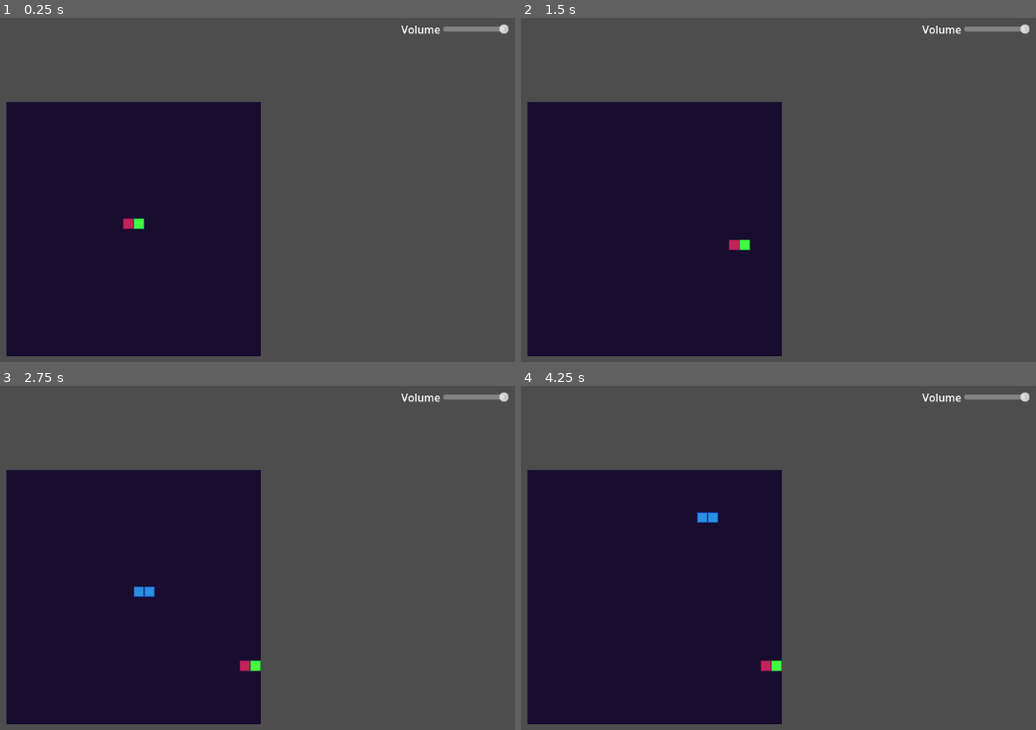
Above: before the commit, frames 1-4 (two rows, left to right).
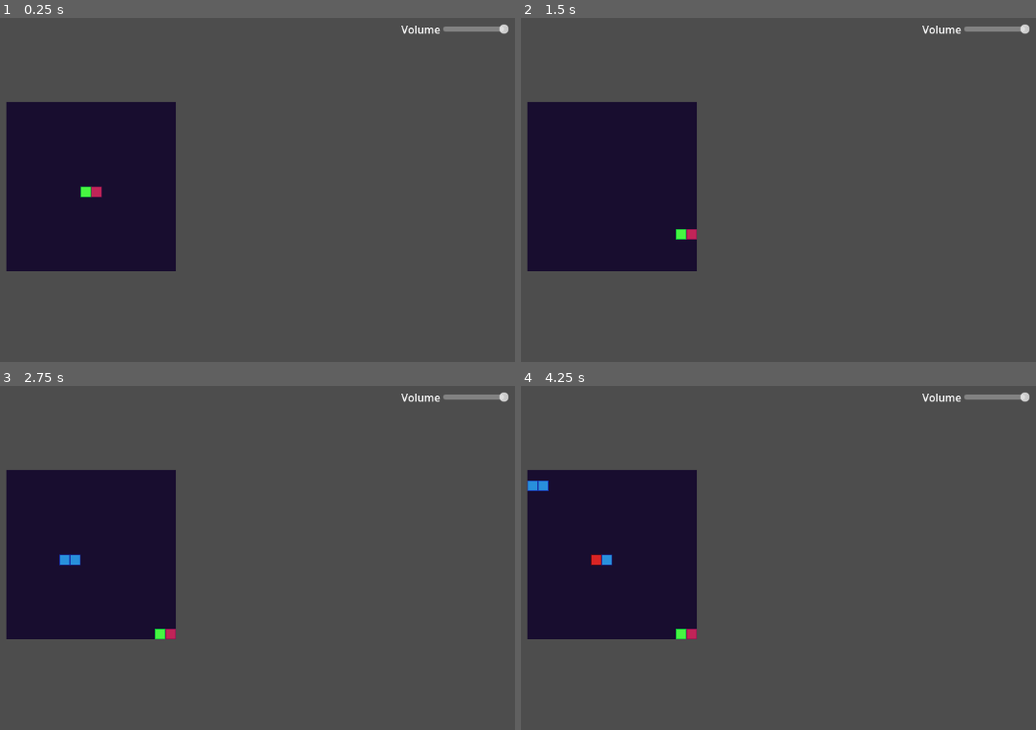
Above: after the commit, the same moments.

Repository: OwlyCode/LD54
Game: Godot game, scene res://game.tscn
Two runs of this game, one before a commit and one after it. Both use one fixed random seed, a clock stepped at 60 frames per second and the inputs below.
Inputs:
- Up to frame 1 (0.25 s): no input
- Up to frame 2 (1.5 s): tap Enter at 0.5 s; hold Right (right) 0.53-1.28 s; hold Down (down) from 1.28 s (still down)
- Up to frame 3 (2.75 s): release Down (down) at 2.03 s; hold Right (right) from 2.03 s (still down)
- Up to frame 4 (4.25 s): tap Space at 2.75 s; release Right (right) at 2.78 s; hold Up (up) 2.78-3.53 s; hold Left (left) from 3.53 s (still down)

The runs differ from the first frame. In frame 1, 21% of the frame differs, in the area x 1-51%, y 24-99%; in frame 2, 20%; in frame 3, 21%; in frame 4, 21%.

Commit message:
Working combos

Diff:
--- a/TileMap.gd
+++ b/TileMap.gd
@@ -1,13 +1,16 @@
 extends TileMap
 
-var GRID_SIZE = 24
+var GRID_SIZE = 16
 var COOLDOWN_VALUE = 0.5
 
 var state = []
+var gravity = []
 
 var active_cells = []
 
-var direction = Block.UNDECIDED
+var fluid_cells = []
+
+var direction = Block.RIGHT
 
 var cooldown = COOLDOWN_VALUE
 var action_cooldown = 0.05
@@ -17,6 +20,32 @@
 # Called when the node enters the scene tree for the first time.
 func _ready():
 	state = blank_state()
+	gravity = blank_state()
+
+	for i in range(GRID_SIZE):
+		for j in range(GRID_SIZE):
+			var left_dist = i
+			var up_dist = j
+			var right_dist = GRID_SIZE-1-i
+			var down_dist = GRID_SIZE-1-j
+
+			var min_val = GRID_SIZE * 2
+
+			if left_dist < min_val:
+				min_val = left_dist
+				gravity[i][j] = Block.LEFT
+
+			if right_dist < min_val:
+				min_val = right_dist
+				gravity[i][j] = Block.RIGHT
+
+			if down_dist < min_val:
+				min_val = down_dist
+				gravity[i][j] = Block.DOWN
+
+			if up_dist < min_val:
+				min_val = up_dist
+				gravity[i][j] = Block.UP
 
 	spawn_piece()
 
@@ -129,21 +158,79 @@
 
 	return []
 
-
 func lock():
 	for cell in active_cells:
 		state[cell[0]][cell[1]] = cell[2]
 
+	var matched = []
+
 	for cell in active_cells:
 		for c in detect_match(cell):
-			state[c[0]][c[1]] = null
+			matched.append(c)
+			change_state(c[0], c[1], null)
+
+	if matched:
+		pass # TODO effect
 
 	spawn_piece()
 
 
+func change_state(x, y, block):
+	state[x][y] = block
+
+	for n in get_neighbors([x, y]):
+		if state[n[0]][n[1]] != null:
+			fluid_cells.append([n[0], n[1]])
+
+	print(fluid_cells)
+
+func pack():
+	var lookup = [] + fluid_cells
+
+	fluid_cells = []
+
+	for cell in lookup:
+		var i = cell[0]
+		var j = cell[1]
+
+		if state[i][j] != null:
+			var with_color = state[i][j]
+
+			for c in detect_match([i, j, with_color]):
+				change_state(c[0], c[1], null)
+
+			if gravity[i][j] == Block.DOWN:
+				if j < GRID_SIZE - 1 and  state[i][j+1] == null:
+					change_state(i, j+1, state[i][j])
+					change_state(i, j, null)
+
+			if gravity[i][j] == Block.UP:
+				if j > 0 and  state[i][j-1] == null:
+					change_state(i, j-1, state[i][j])
+					change_state(i, j, null)
+
+			if gravity[i][j] == Block.LEFT:
+				if i > 0 and  state[i-1][j] == null:
+					change_state(i-1, j, state[i][j])
+					change_state(i, j, null)
+
+			if gravity[i][j] == Block.RIGHT:
+				if i < GRID_SIZE - 1 and  state[i+1][j] == null:
+					change_state(i+1, j, state[i][j])
+					change_state(i, j, null)
+
+
 func spawn_piece():
-	active_cells = [[11, 11, Block.new_random()], [12, 11, Block.new_random()]]
-	direction = Block.UNDECIDED
+	active_cells = [[GRID_SIZE/2, GRID_SIZE/2, Block.new_random()], [GRID_SIZE/2-1, GRID_SIZE/2, Block.new_random()]]
+
+	if direction == Block.DOWN:
+		direction = Block.LEFT
+	elif direction == Block.UP:
+			direction = Block.RIGHT
+	elif direction == Block.RIGHT:
+			direction = Block.DOWN
+	elif direction == Block.LEFT:
+			direction = Block.UP
 
 func update_state():
 	if direction == Block.DOWN:
@@ -205,30 +292,18 @@
 
 func _physics_process(delta):
 	if Input.is_action_just_pressed("down") or (Input.is_action_pressed("down") and action_cooldown < 0):
-		if direction == Block.UNDECIDED:
-			direction = Block.DOWN
-
 		push.append(Block.DOWN)
 		interacted = true
 
 	if Input.is_action_just_pressed("left") or (Input.is_action_pressed("left") and action_cooldown < 0):
-		if direction == Block.UNDECIDED:
-			direction = Block.LEFT
-
 		push.append(Block.LEFT)
 		interacted = true
 
 	if Input.is_action_just_pressed("right") or (Input.is_action_pressed("right") and action_cooldown < 0):
-		if direction == Block.UNDECIDED:
-			direction = Block.RIGHT
-
 		push.append(Block.RIGHT)
 		interacted = true
 
 	if Input.is_action_just_pressed("up") or (Input.is_action_pressed("up") and action_cooldown < 0):
-		if direction == Block.UNDECIDED:
-			direction = Block.UP
-
 		push.append(Block.UP)
 		interacted = true
 
@@ -245,3 +320,5 @@
 	if cooldown < 0:
 		cooldown = COOLDOWN_VALUE
 		update_state()
+
+	pack()
